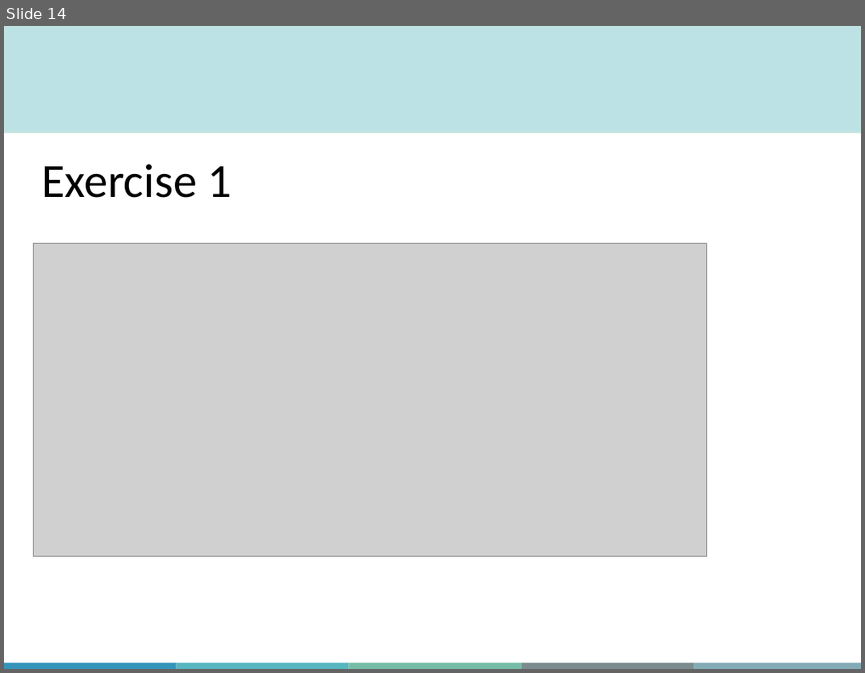
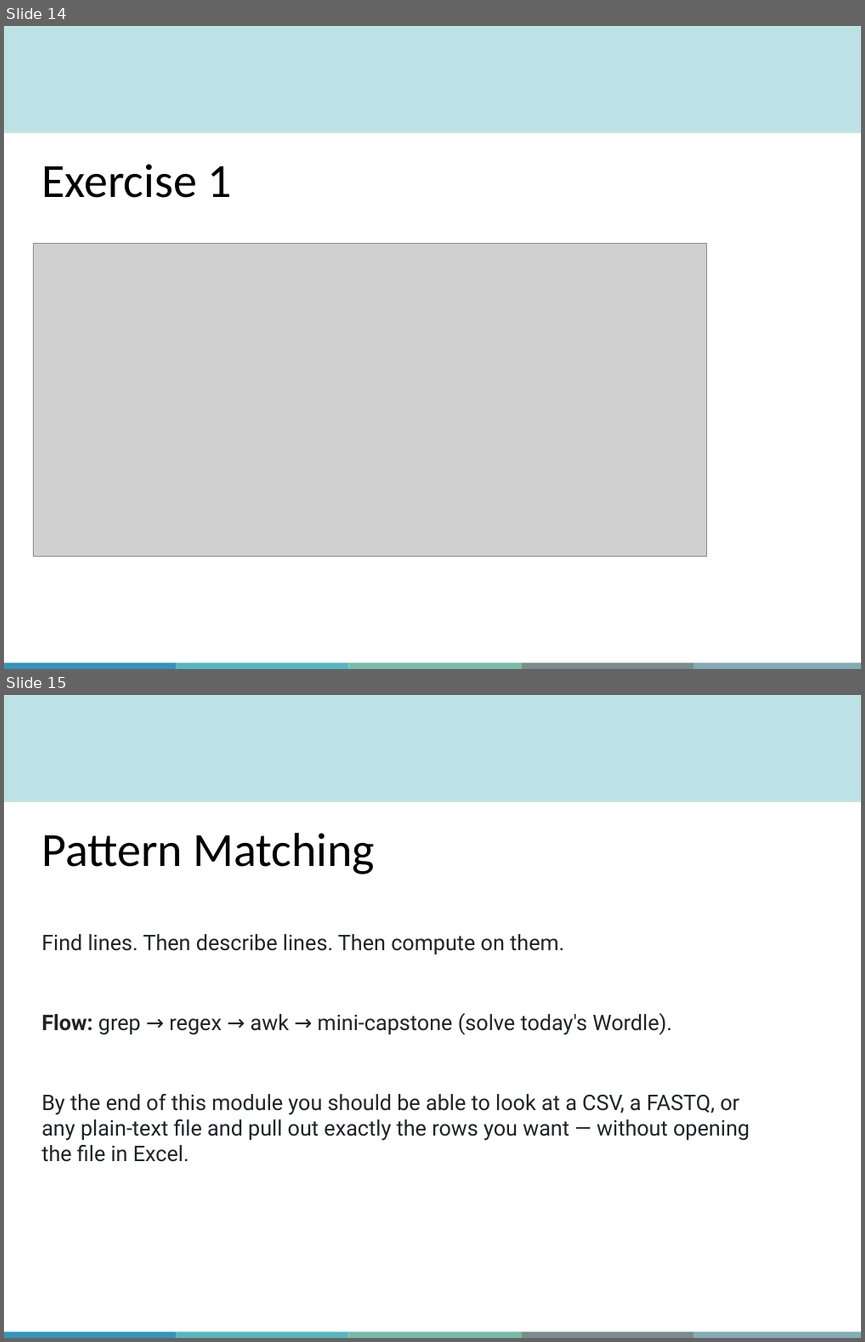
Before and after one commit to QLS-MiCM/Introduction-to-RNA-seq, a slide deck: Slides/Introduction-to-UNIX-and-RNA-seq-Repositories.pptx. Shown one above the other, each under a label of ours: slide 14 before the commit, slides 14 and 15 after it. The pictures are 865x673 and 865x1342 pixels, drawn with LibreOffice and Linux fonts; fonts in the diff are those of the drawing; grey boxes stand for pictures; background and template pictures are left out. Boxes give left, top, right and bottom in pixels: in the first picture for what was removed or moved away, otherwise in the second. Text is boxed around its words. In the diff, an @@ line names an element or a change of style, - is before the commit and + after.

Commit message:
Add Pattern Matching module: grep, regex, awk, Wordle capstone
- New slides cover grep, regex theory, a Wordle mini-capstone (cat | tr | egrep), and awk on CSV + FASTQ
- happiness.csv: 60-row dataset for grep + awk practice
- Exercise_grep.sh, Exercise_wordle.sh, Exercise_awk_fastq.sh: answer keys matching the new slides
- setup.sh: install wamerican on Ubuntu/WSL so /usr/share/dict/words is available
- README.md: updated exercise index

```diff
--- a/Slides/Introduction-to-UNIX-and-RNA-seq-Repositories.pptx
+++ b/Slides/Introduction-to-UNIX-and-RNA-seq-Repositories.pptx
@@ slide 15 added at <box>4,695,861,1338</box>, background #FFFFFF; not listed: 6 template elements that a slide beside it also shows @@
@@ title added at <box>41,833,375,874</box>, 40 pt, text #000000 @@
+Pattern Matching
@@ text added at <box>41,934,749,1162</box>, 18 pt, text #1F2328 @@
+Find lines. Then describe lines. Then compute on them.
+Flow: grep → regex → awk → mini-capstone (solve today's Wordle).
+By the end of this module you should be able to look at a CSV, a FASTQ, or any plain-text file and pull out exactly the rows you want — without opening the file in Excel.
```
Also in this commit, not shown: 2 slides changed, 15 other slides added, 7 slides removed, 7 other files.
